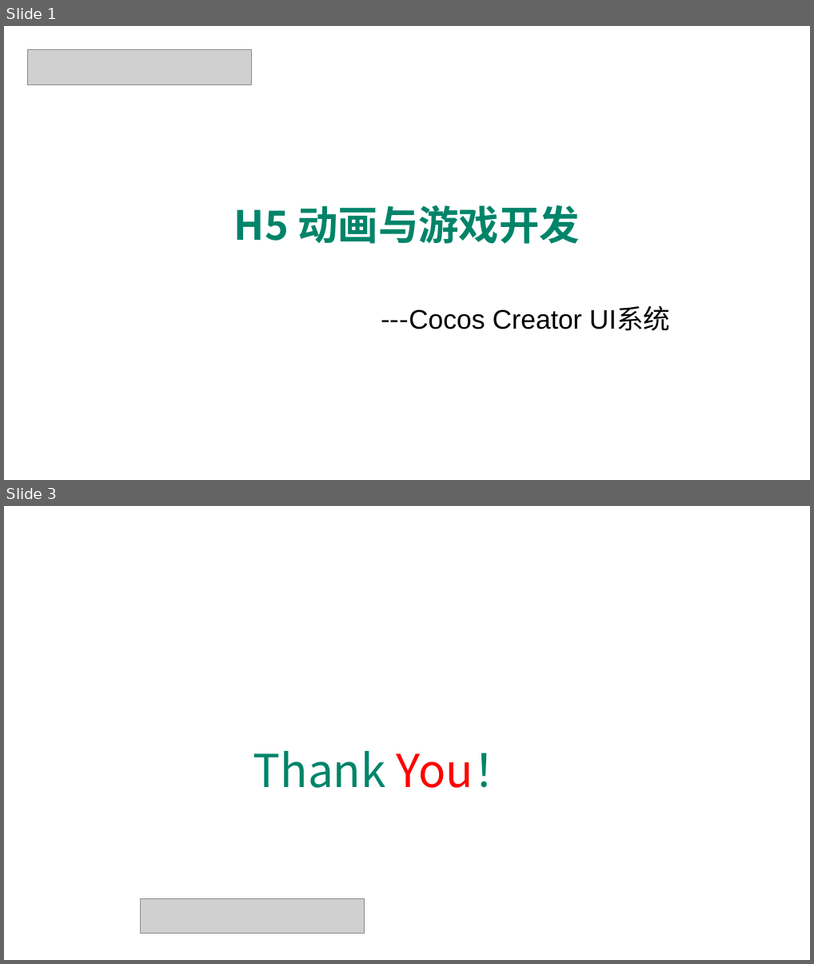
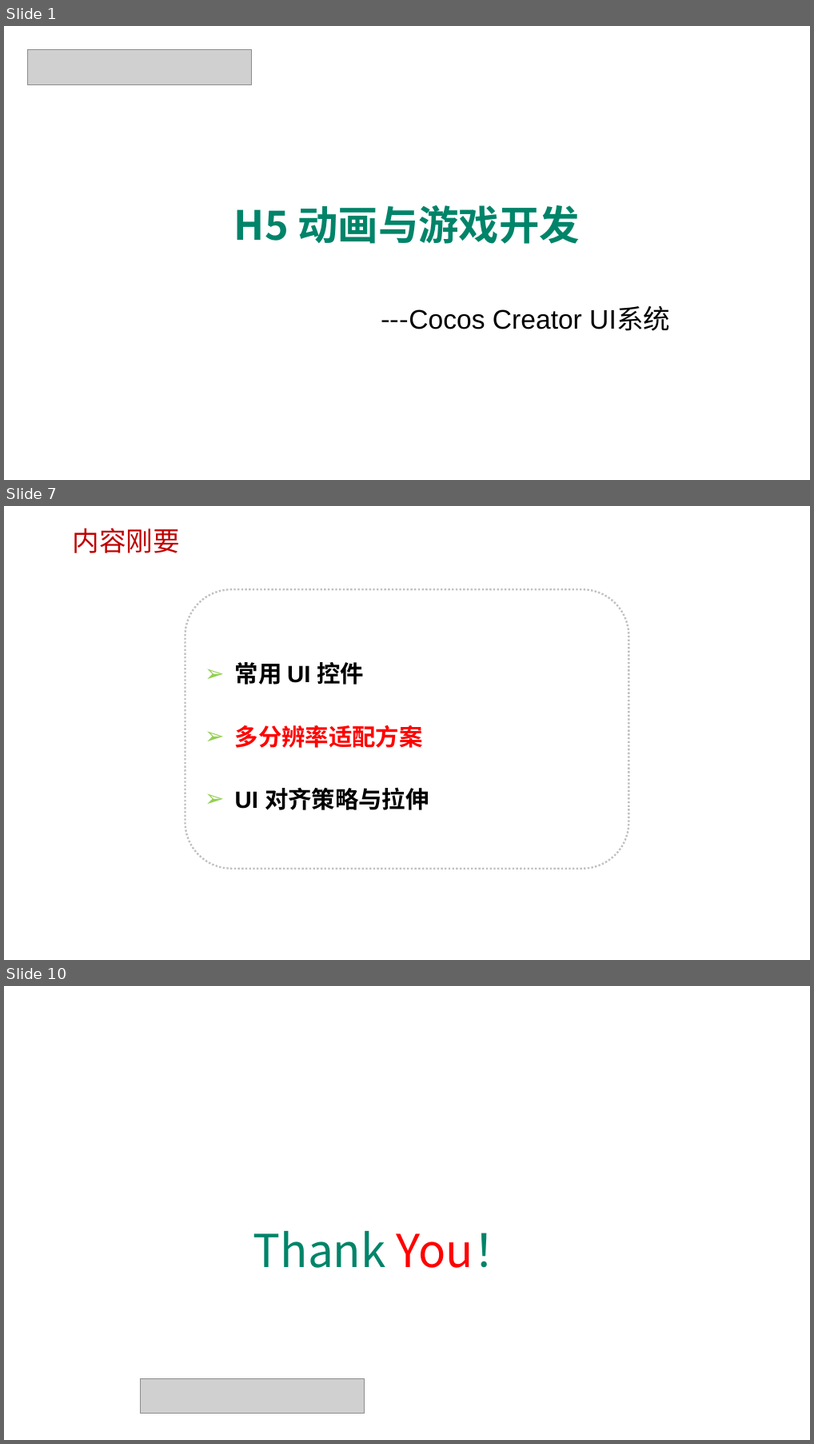
Before and after one commit to edu2act/course-H5-Animation-and-Game-Development, a slide deck: materials/slides/ch18.pptx. Shown one above the other, each under a label of ours: slides 1 and 3 before the commit, slides 1, 7 and 10 after it; the slides between them are not shown. The pictures are 814x964 and 814x1444 pixels, drawn with LibreOffice and Linux fonts; fonts in the diff are those of the drawing; grey boxes stand for pictures; background and template pictures are left out. Boxes give left, top, right and bottom in pixels: in the first picture for what was removed or moved away, otherwise in the second. Text is boxed around its words. In the diff, an @@ line names an element or a change of style, - is before the commit and + after.

```diff
--- a/materials/slides/ch18.pptx
+++ b/materials/slides/ch18.pptx
@@ slide 7 added at (x1=4, y1=506, x2=810, y2=960), background picture (left out) @@
@@ text added at (x1=73, y1=528, x2=180, y2=553), 32 pt, text #C00000 @@
+内容刚要
@@ rounded rectangle added at (x1=186, y1=589, x2=630, y2=868), outline #C0C0C0 2.25 pt dashed, 28 pt, text #000000, bold @@
+➢ 常用 UI 控件
+➢ 多分辨率适配方案
+➢ UI 对齐策略与拉伸
@@ what was slide 3 is now slide 10 @@
```
Also in this commit, not shown: 1 slide changed, 6 other slides added, 32 other files.
